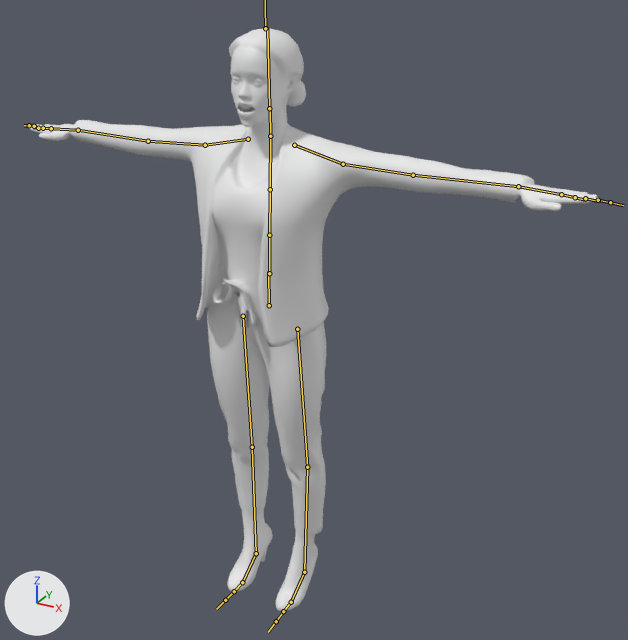
Before and after pictures for a commit that changed the FBX model SimpactSimulation/Assets/animations/carla/carla.fbx.
Before and after are seen from a camera (50 mm lens) standing at (1.208, -1.95, 1.937) and looking at (0.099, 0.066, 0.929). Arrows for +X, +Y and +Z are at lower left; the lights stay in place. The bones that bend it are drawn over the model as lines.

The first picture shows 'rp_carla_rigged_001_geo'.
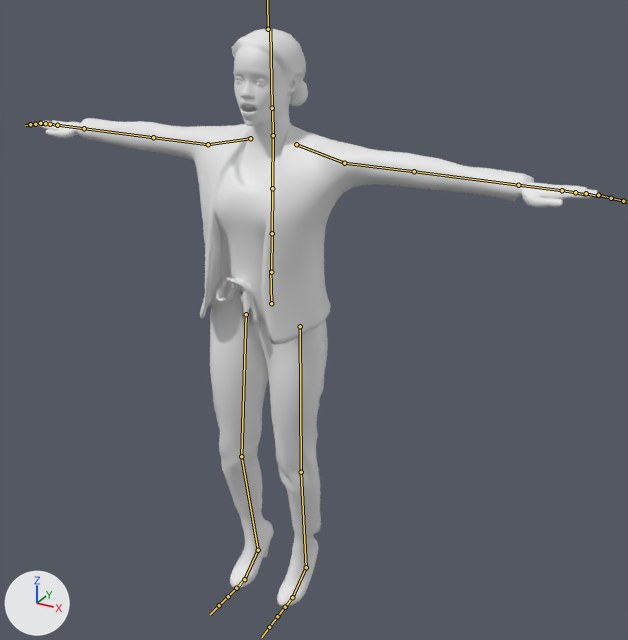
The newer file adds an action. The first version stands in its rest pose; the second is drawn at frame 1 of the action 'Armature|Armature|Armature|Armature|mixamo.com|Layer0'.

Boxes (x1, y1, x2, y2) around the edits, measured in the pictures (628 x 640 px):
'rp_carla_rigged_001_geo', posed
    before: (29, 28, 599, 611)
    after: (36, 29, 600, 606)
bone 'mixamorig:Hips', root to tip
    before: (269, 305) to (268, 271)
    after: (271, 303) to (270, 270)
bone 'mixamorig:LeftArm', root to tip
    before: (343, 164) to (413, 175)
    after: (344, 163) to (414, 171)
bone 'mixamorig:LeftForeArm', root to tip
    before: (413, 175) to (518, 186)
    after: (414, 171) to (518, 185)
bone 'mixamorig:LeftHand', root to tip
    before: (518, 186) to (561, 194)
    after: (518, 185) to (562, 190)
bone 'mixamorig:RightArm', root to tip
    before: (205, 145) to (148, 141)
    after: (208, 144) to (153, 137)
bone 'mixamorig:RightForeArm', root to tip
    before: (148, 141) to (78, 130)
    after: (153, 137) to (84, 128)
bone 'mixamorig:RightHand', root to tip
    before: (78, 130) to (51, 128)
    after: (84, 128) to (57, 125)
bone 'mixamorig:LeftUpLeg', root to tip
    before: (297, 329) to (307, 467)
    after: (300, 326) to (301, 472)
bone 'mixamorig:LeftLeg', root to tip
    before: (307, 467) to (304, 572)
    after: (301, 472) to (306, 567)
bone 'mixamorig:LeftFoot', root to tip
    before: (304, 572) to (291, 602)
    after: (306, 567) to (292, 597)
bone 'mixamorig:RightUpLeg', root to tip
    before: (243, 316) to (252, 447)
    after: (246, 314) to (241, 456)
bone 'mixamorig:RightLeg', root to tip
    before: (252, 447) to (256, 553)
    after: (241, 456) to (258, 550)
bone 'mixamorig:RightFoot', root to tip
    before: (256, 553) to (242, 582)
    after: (258, 550) to (244, 579)

The edits, one by one:
Bone 'mixamorig:Hips' (bone_mixamorig_hips) moves from (0.0, 0.0, 0.0) to (-0.5, -0.3, -2.2).
Bone 'mixamorig:LeftArm' (bone_mixamorig_leftarm) turns from (0, 0, 0) to (-2, 0, 1) degrees about its own x, y and z.
Bone 'mixamorig:LeftForeArm' (bone_mixamorig_leftforearm) turns from (0, 0, 0) to (3, 0, -2) degrees about its own x, y and z.
Bone 'mixamorig:LeftHand' (bone_mixamorig_lefthand) turns from (0, 0, 0) to (-5, 0, -2) degrees about its own x, y and z.
Bone 'mixamorig:RightArm' (bone_mixamorig_rightarm) turns from (0, 0, 0) to (-2, 0, 3) degrees about its own x, y and z.
Bone 'mixamorig:RightForeArm' (bone_mixamorig_rightforearm) turns from (0, 0, 0) to (4, 0, -3) degrees about its own x, y and z.
Bone 'mixamorig:RightHand' (bone_mixamorig_righthand) turns from (0, 0, 0) to (-5, 0, 0) degrees about its own x, y and z.
Bone 'mixamorig:LeftUpLeg' (bone_mixamorig_leftupleg) turns from (0, 0, 0) to (6, 0, -1) degrees about its own x, y and z.
Bone 'mixamorig:LeftLeg' (bone_mixamorig_leftleg) turns from (0, 0, 0) to (-13, 0, 0) degrees about its own x, y and z.
Bone 'mixamorig:LeftFoot' (bone_mixamorig_leftfoot) turns from (0, 0, 0) to (7, 0, 0) degrees about its own x, y and z.
Bone 'mixamorig:RightUpLeg' (bone_mixamorig_rightupleg) turns from (0, 0, 0) to (9, 0, 0) degrees about its own x, y and z.
Bone 'mixamorig:RightLeg' (bone_mixamorig_rightleg) turns from (0, 0, 0) to (-20, 0, 0) degrees about its own x, y and z.
Bone 'mixamorig:RightFoot' (bone_mixamorig_rightfoot) turns from (0, 0, 0) to (10, 0, 0) degrees about its own x, y and z.
